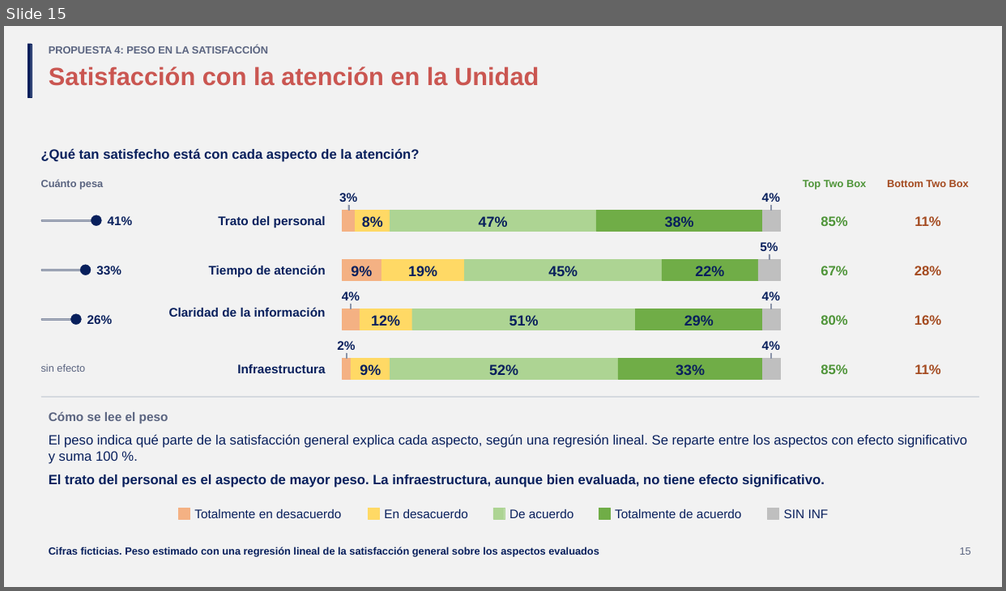
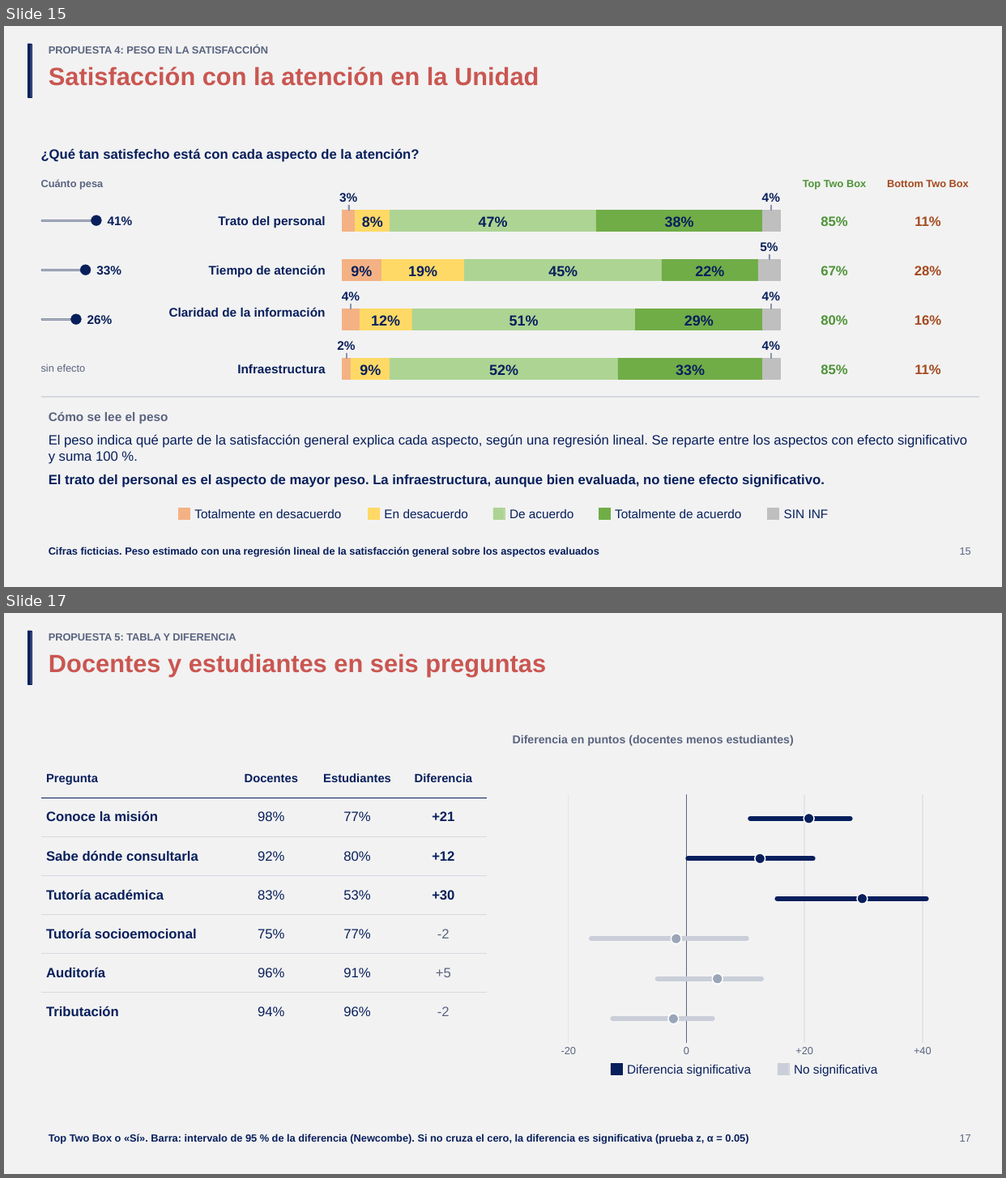
Before and after one commit to GonzaloAlmendariz/prosecnur-app, a slide deck: docs/qa/motor-ppt-2026-10-06/4-recetario/propuestas-rescatables.pptx. Shown one above the other, each under a label of ours: slide 15 before the commit, slides 15 and 17 after it; the slides between them are not shown. The pictures are 1006x591 and 1006x1178 pixels, drawn with LibreOffice and Linux fonts; fonts in the diff are those of the drawing; background and template pictures are left out. Boxes give left, top, right and bottom in pixels: in the first picture for what was removed or moved away, otherwise in the second. Text is boxed around its words. In the diff, an @@ line names an element or a change of style, - is before the commit and + after.

```diff
--- a/docs/qa/motor-ppt-2026-10-06/4-recetario/propuestas-rescatables.pptx
+++ b/docs/qa/motor-ppt-2026-10-06/4-recetario/propuestas-rescatables.pptx
@@ slide 17 added at [4, 613, 1002, 1174], background #F2F2F2 @@
@@ rectangle added at [28, 630, 32, 684], fill #081F5C, outline #081F5C 0.25 pt @@
@@ text added at [49, 633, 236, 641], 10 pt, text #5A6480, bold @@
+PROPUESTA 5: TABLA Y DIFERENCIA
@@ title added at [49, 653, 546, 677], 24 pt, text #CA5651, bold @@
+Docentes y estudiantes en seis preguntas
@@ text added at [513, 735, 794, 746], 11 pt, text #5A6480, bold @@
+Diferencia en puntos (docentes menos estudiantes)
@@ table added at [40, 759, 486, 1036], 7 rows, 4 columns @@
+Pregunta | Docentes | Estudiantes | Diferencia
+Conoce la misión | 98% | 77% | +21
+Sabe dónde consultarla | 92% | 80% | +12
+Tutoría académica | 83% | 53% | +30
+Tutoría socioemocional | 75% | 77% | -2
+Auditoría | 96% | 91% | +5
+Tributación | 94% | 96% | -2
@@ group added at [561, 795, 931, 1054]: 11 freeform shapes, 6 ellipses, 4 texts @@
+-20
+0
++20
++40
@@ rectangle added at [612, 1063, 622, 1075], fill #081F5C, outline #081F5C 0.25 pt @@
@@ text added at [627, 1065, 751, 1076], 12 pt, text #081F5C @@
+Diferencia significativa
@@ rectangle added at [778, 1063, 789, 1075], fill #C9CED8, outline #C9CED8 0.25 pt @@
@@ text added at [794, 1065, 877, 1076], 12 pt, text #081F5C @@
+No significativa
@@ text added at [49, 1133, 748, 1144], 10 pt, text #081F5C, bold @@
+Top Two Box o «Sí». Barra: intervalo de 95 % de la diferencia (Newcombe). Si no cruza el cero, la diferencia es significativa (prueba z, α = 0.05)
@@ text added at [960, 1135, 971, 1142], 10 pt, text #5A6480 @@
+17
```
Also in this commit, not shown: 1 slide changed, 2 other slides added, 3 slides removed, 2 other files.
